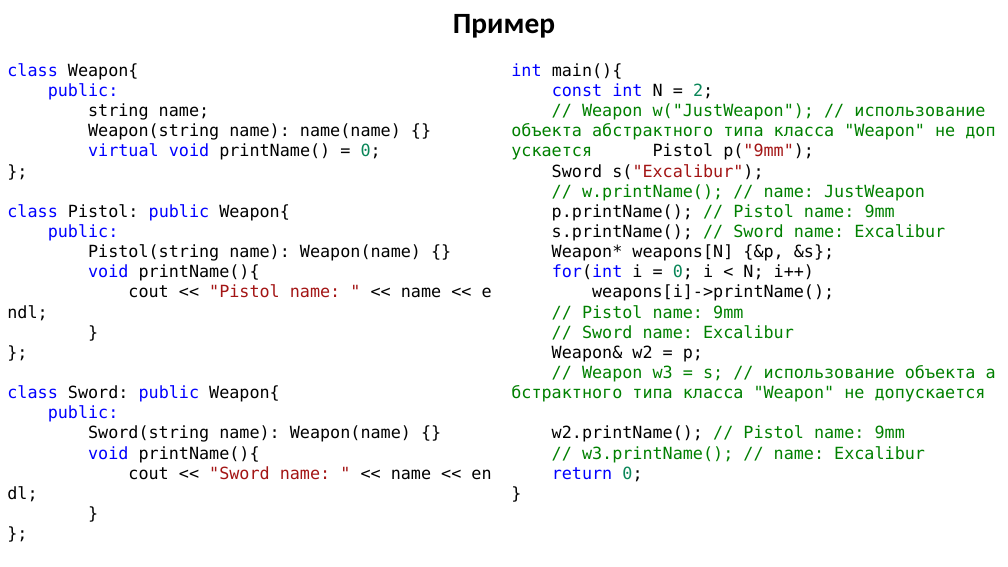
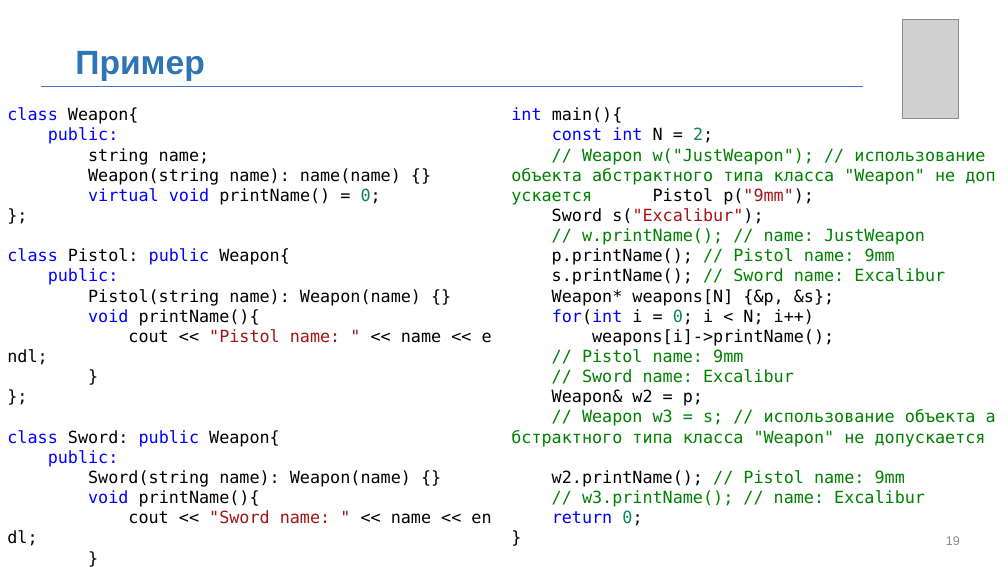
Before and after one commit to MUCTR-IKT-CPP/cpp_course, a slide deck: slide 19 of Лекции/2022/6/Абстрактные классы.pptx (slide 9 before the commit). Drawn at 1008x567 pixels with LibreOffice and Linux fonts; fonts in the diff are those of the drawing; grey boxes stand for pictures; background and template pictures are left out. Boxes give left, top, right and bottom in pixels: in the first picture for what was removed or moved away, otherwise in the second. Text is boxed around its words. In the diff, an @@ line names an element or a change of style, - is before the commit and + after.

```diff
--- a/Лекции/2022/6/Абстрактные классы.pptx
+++ b/Лекции/2022/6/Абстрактные классы.pptx
@@ picture added at (902,20,958,119) @@
@@ text "Пример": place and size @@
-text "Пример" at (453,14,555,38)
+text "Пример" at (75,51,204,81)
@@ text "Пример" at (75,51,204,81): size 28 to 32 pt, font Calibri to Arial, text colour #000000 to #2E75B6; alignment centre to left; vertical alignment top to middle @@
@@ line added from (41, 86) to (864, 86), #4472C4 0.5 pt @@
@@ text "class Weapon{": place and size @@
-text "class Weapon{" at (7,63,441,480)
+text "class Weapon{" at (7,107,441,524)
@@ text "int main(){": place and size @@
-text "int main(){" at (511,63,986,482)
+text "int main(){" at (511,107,986,526)
@@ page number added at (946,536,960,545), 12 pt, text #8C8C8C @@
+19
```
Also in this commit, not shown: 18 other slides changed, 10 slides added, 1 slide removed, 4 other files.
